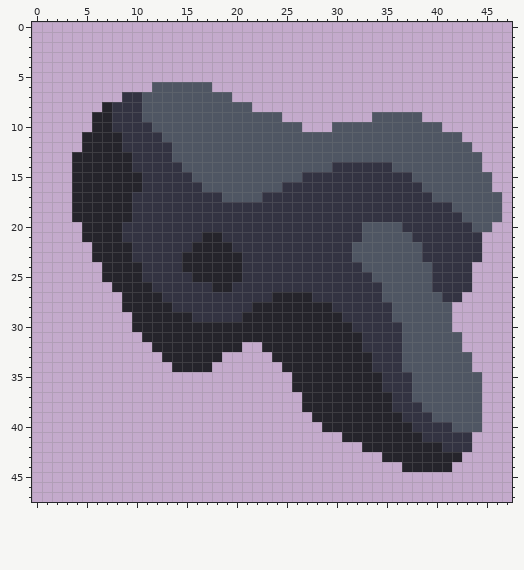
Pixel-art sprite: assets/sprites/blocks/environment/objects/dark-serrid-boulder3.png. The picture above is the old version.
The file is 48x48 pixels.
Now the later version:
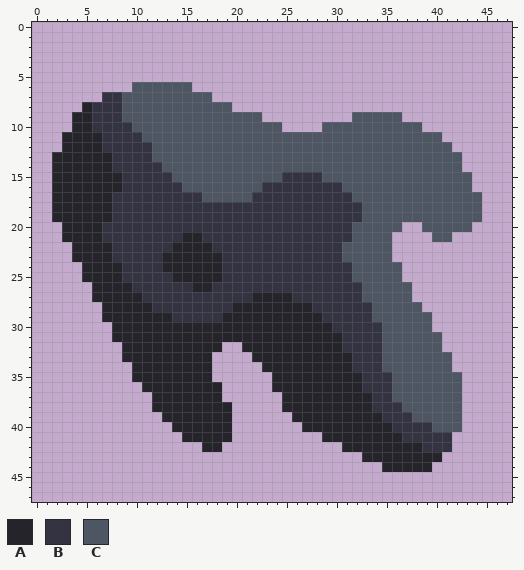
Palette (. is transparent): A #25242b  B #333342  C #4f5663
Edits made:
@@ x 0..47 @@
  5 ................................................
- 6 ............CCCCCC..............................
- 7 .........BBCCCCCCCCC............................
- 8 .......ABBBCCCCCCCCCCC..........................
- 9 ......AABBBCCCCCCCCCCCCCC.........CCCCC.........
-10 ......AABBBBCCCCCCCCCCCCCCC...CCCCCCCCCCC.......
-11 .....AAAABBBBCCCCCCCCCCCCCCCCCCCCCCCCCCCCCC.....
-12 .....AAAABBBBBCCCCCCCCCCCCCCCCCCCCCCCCCCCCCC....
-13 ....AAAAAABBBBCCCCCCCCCCCCCCCCCCCCCCCCCCCCCCC...
-14 ....AAAAAABBBBBCCCCCCCCCCCCCCCBBBBBBCCCCCCCCC...
-15 ....AAAAAAABBBBBCCCCCCCCCCCBBBBBBBBBBBCCCCCCCC..
-16 ....AAAAAAABBBBBBCCCCCCCCBBBBBBBBBBBBBBCCCCCCC..
-17 ....AAAAAABBBBBBBBBCCCCBBBBBBBBBBBBBBBBBCCCCCCC.
-18 ....AAAAAABBBBBBBBBBBBBBBBBBBBBBBBBBBBBBBBCCCCC.
-19 ....AAAAAABBBBBBBBBBBBBBBBBBBBBBBBBBBBBBBBBCCCC.
-20 .....AAAABBBBBBBBBBBBBBBBBBBBBBBBCCCCBBBBBBBCC..
-21 .....AAAABBBBBBBBAABBBBBBBBBBBBBBCCCCCBBBBBBB...
-22 ......AAAABBBBBBAAAABBBBBBBBBBBBCCCCCCCBBBBBB...
-23 ......AAAABBBBBAAAAAABBBBBBBBBBBCCCCCCCBBBBBB...
-24 .......AAAABBBBAAAAAABBBBBBBBBBBBCCCCCCCBBBB....
-25 .......AAAABBBBBAAAAABBBBBBBBBBBBBCCCCCCBBBB....
-26 ........AAAABBBBBBAABBBBBBBBBBBBBBBCCCCCBBBB....
-27 .........AAAABBBBBBBBBBBAAAABBBBBBBCCCCCCBB.....
-28 .........AAAAABBBBBBBBAAAAAAAABBBBBBCCCCCC......
-29 ..........AAAAAABBBBBAAAAAAAAAABBBBBCCCCCC......
-30 ..........AAAAAAAAAAAAAAAAAAAAAABBBBBCCCCC......
-31 ...........AAAAAAAAAAAAAAAAAAAAAABBBBCCCCCC.....
-32 ............AAAAAAAAA..AAAAAAAAAABBBBCCCCCC.....
-33 .............AAAAAA.....AAAAAAAAAABBBCCCCCCC....
-34 ..............AAAA.......AAAAAAAAABBBCCCCCCC....
-35 ..........................AAAAAAAAABBBCCCCCCC...
-36 ..........................AAAAAAAAABBBCCCCCCC...
-37 ...........................AAAAAAAAABBCCCCCCC...
-38 ...........................AAAAAAAAABBBCCCCCC...
-39 ............................AAAAAAAAABBBCCCCC...
-40 .............................AAAAAAAAABBBBCCC...
-41 ...............................AAAAAAAABBBBB....
-42 .................................AAAAAAAABBB....
-43 ...................................AAAAAAAA.....
-44 .....................................AAAAA......
+ 6 ..........CCCCCC................................
+ 7 .......BBCCCCCCCCC..............................
+ 8 .....ABBBCCCCCCCCCCC............................
+ 9 ....AABBBCCCCCCCCCCCCCC.........CCCCC...........
+10 ....AABBBBCCCCCCCCCCCCCCC....CCCCCCCCCC.........
+11 ...AAAABBBBCCCCCCCCCCCCCCCCCCCCCCCCCCCCCC.......
+12 ...AAAABBBBBCCCCCCCCCCCCCCCCCCCCCCCCCCCCCC......
+13 ..AAAAAABBBBCCCCCCCCCCCCCCCCCCCCCCCCCCCCCCC.....
+14 ..AAAAAABBBBBCCCCCCCCCCCCCCCCCCCCCCCCCCCCCC.....
+15 ..AAAAAAABBBBBCCCCCCCCCCCBBBBCCCCCCCCCCCCCCC....
+16 ..AAAAAAABBBBBBCCCCCCCCBBBBBBBBCCCCCCCCCCCCC....
+17 ..AAAAAABBBBBBBBBCCCCCBBBBBBBBBBCCCCCCCCCCCCC...
+18 ..AAAAAABBBBBBBBBBBBBBBBBBBBBBBBBCCCCCCCCCCCC...
+19 ..AAAAAABBBBBBBBBBBBBBBBBBBBBBBBBCCCCCCCCCCCC...
+20 ...AAAABBBBBBBBBBBBBBBBBBBBBBBBBCCCCC..CCCCC....
+21 ...AAAABBBBBBBBAABBBBBBBBBBBBBBBCCCC....CC......
+22 ....AAAABBBBBBAAAABBBBBBBBBBBBBCCCCC............
+23 ....AAAABBBBBAAAAAABBBBBBBBBBBBCCCCC............
+24 .....AAAABBBBAAAAAABBBBBBBBBBBBBCCCCC...........
+25 .....AAAABBBBBAAAAABBBBBBBBBBBBBCCCCC...........
+26 ......AAAABBBBBBAABBBBBBBBBBBBBBBCCCCC..........
+27 ......AAAAABBBBBBBBBBBAAAABBBBBBBCCCCC..........
+28 .......AAAAABBBBBBBBAAAAAAAABBBBBBCCCCC.........
+29 .......AAAAAAABBBBBAAAAAAAAAABBBBBCCCCCC........
+30 ........AAAAAAAAAAAAAAAAAAAAAABBBBBCCCCC........
+31 ........AAAAAAAAAAAAAAAAAAAAAAABBBBCCCCCC.......
+32 .........AAAAAAAAAA..AAAAAAAAAABBBBCCCCCC.......
+33 .........AAAAAAAAA....AAAAAAAAAABBBCCCCCCC......
+34 ..........AAAAAAAA.....AAAAAAAAABBBCCCCCCC......
+35 ..........AAAAAAAA......AAAAAAAAABBBCCCCCCC.....
+36 ...........AAAAAAAA.....AAAAAAAAABBBCCCCCCC.....
+37 ............AAAAAAA......AAAAAAAAABBCCCCCCC.....
+38 ............AAAAAAAA.....AAAAAAAAABBBCCCCCC.....
+39 .............AAAAAAA......AAAAAAAAABBBCCCCC.....
+40 ..............AAAAAA.......AAAAAAAAABBBBCCC.....
+41 ...............AAAAA.........AAAAAAAABBBBB......
+42 .................AA............AAAAAAAABBB......
+43 .................................AAAAAAAA.......
+44 ...................................AAAAA........
 45 ................................................
Where, in picture pixels (left, top, right, bottom), the same in both pictures:
changed: (52, 82, 502, 472)
